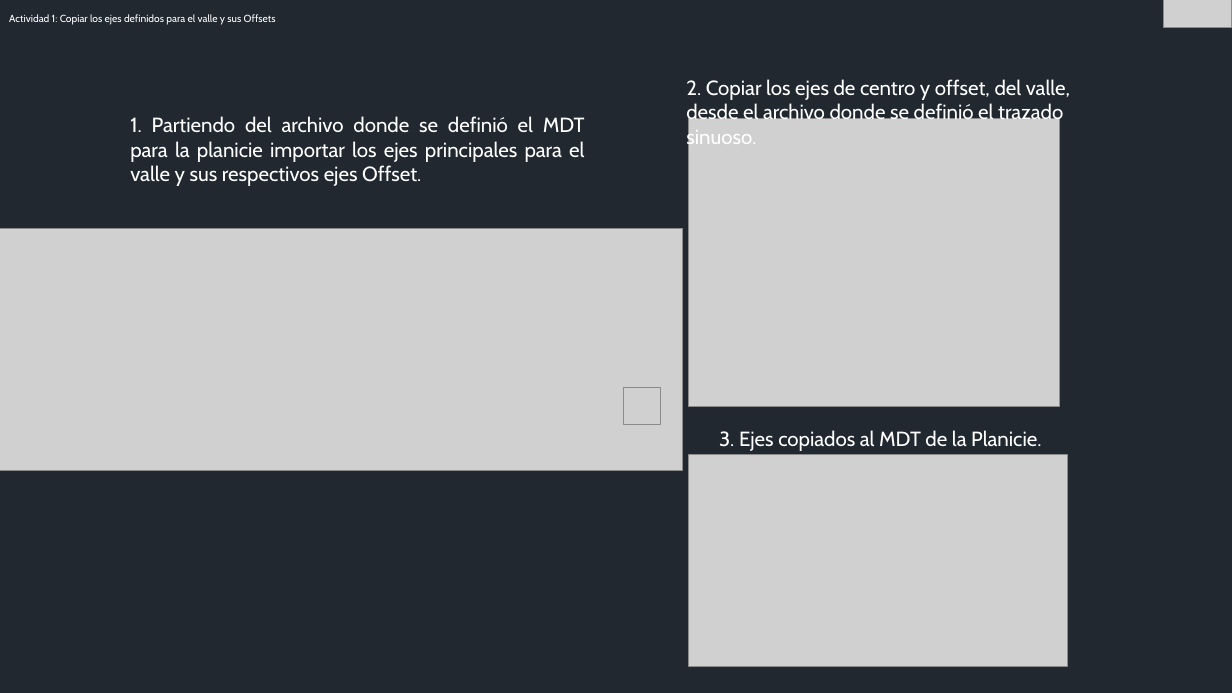
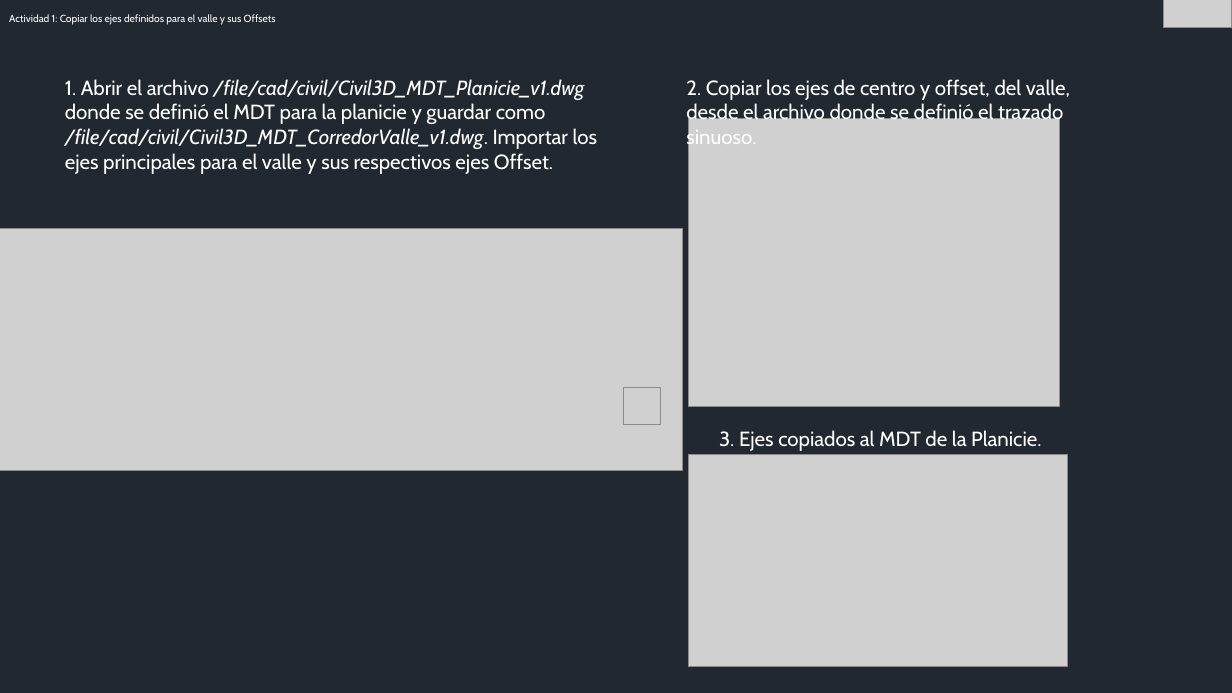
Before and after one commit to rcfdtools/R.HCMC, a slide deck: slide 5 of activity/M02A04/M02A04.pptx. Drawn at 1232x693 pixels with LibreOffice and Linux fonts; fonts in the diff are those of the drawing; grey boxes stand for pictures. Boxes give left, top, right and bottom in pixels: in the first picture for what was removed or moved away, otherwise in the second. Text is boxed around its words. In the diff, an @@ line names an element or a change of style, - is before the commit and + after.

```diff
--- a/activity/M02A04/M02A04.pptx
+++ b/activity/M02A04/M02A04.pptx
@@ text at <box>65,79,597,174</box>: text changed @@
-1. Partiendo del archivo donde se definió el MDT para la planicie importar los ejes principales para el valle y sus respectivos ejes Offset.
+1. Abrir el archivo /file/cad/civil/Civil3D_MDT_Planicie_v1.dwg donde se definió el MDT para la planicie y guardar como /file/cad/civil/Civil3D_MDT_CorredorValle_v1.dwg. Importar los ejes principales para el valle y sus respectivos ejes Offset.
```
Also in this commit, not shown: 1 other slide changed, 1 other file.
